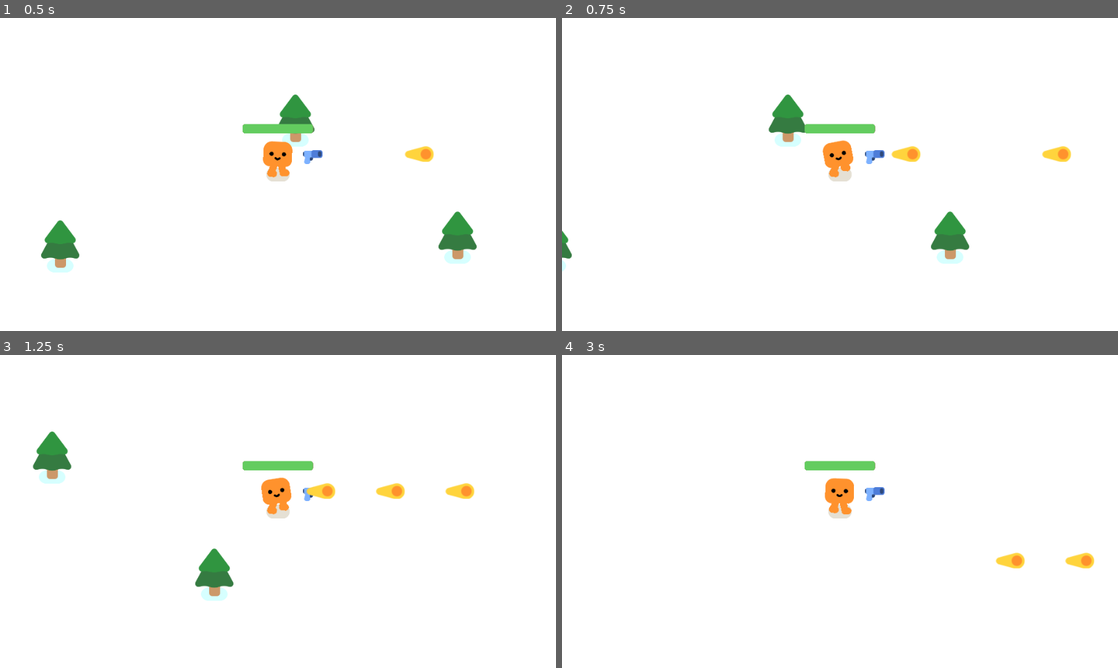
Above: before the commit, frames 1-4 (two rows, left to right).
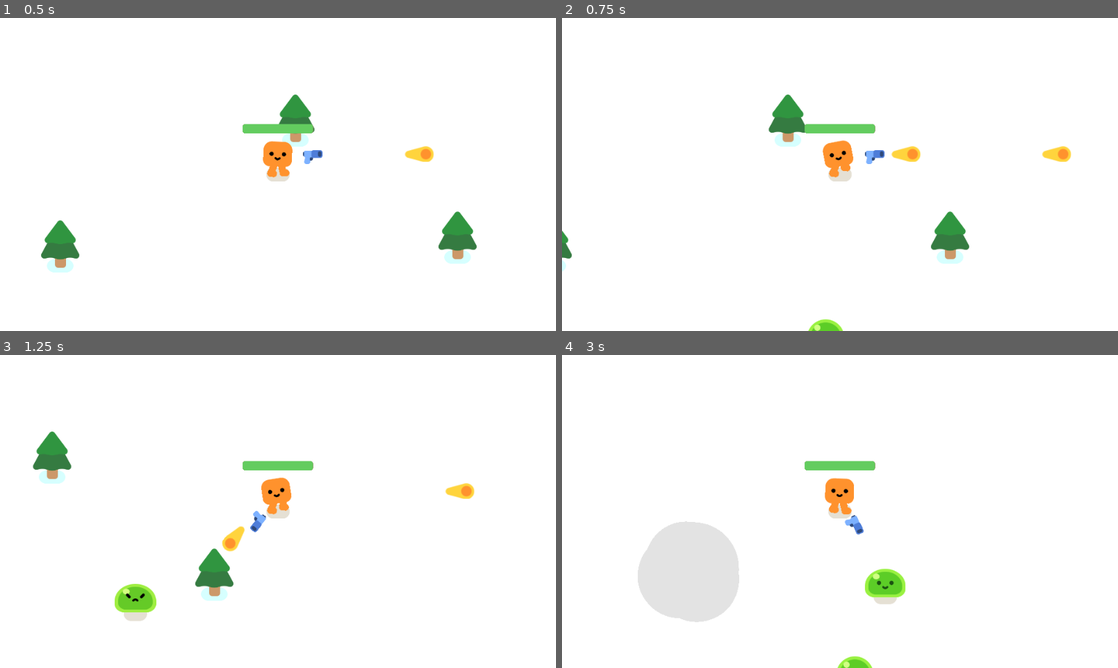
Above: after the commit, the same moments.

Repository: martindieck/gun-galore
Game: Godot game, scene res://game.tscn
The game is run twice, just before and just after one commit, with the same random seed, the same clock (stepped at 60 frames per second) and the same inputs.
Inputs:
- Up to frame 1 (0.5 s): no input
- Up to frame 2 (0.75 s): hold D (move_right) from 0.53 s (still down)
- Up to frame 3 (1.25 s): keep holding D (move_right)
- Up to frame 4 (3 s): release D (move_right) at 1.28 s; hold S (move_down) 1.28-2.03 s; hold D (move_right) 2.03-2.78 s; hold W (move_up) from 2.78 s (still down)

Frame 1 is identical in both runs. In frame 2, 0.2% of the frame differs, in the area x 44-51%, y 96-100%; in frame 3, 1.4%; in frame 4, 6.1%, in the area x 13-96%, y 42-100%.

Commit message:
Added Game Script to Spawn Mobs

Diff:
--- a/game.gd
+++ b/game.gd
@@ -5,3 +5,6 @@
 	%EnemyPath.progress_ratio = randf()
 	new_mob.global_position = %EnemyPath.global_position
 	add_child(new_mob)
+
+func _on_timer_timeout():
+	spawn_mob()
--- a/game.tscn
+++ b/game.tscn
@@ -33,9 +33,17 @@
 [node name="Player" parent="." instance=ExtResource("1_ojpeg")]
 position = Vector2(500, 251)
 
-[node name="Path2D" type="Path2D" parent="."]
+[node name="Path2D" type="Path2D" parent="Player"]
+position = Vector2(-833.333, -418.333)
+scale = Vector2(1.66667, 1.66667)
 curve = SubResource("Curve2D_6x45l")
 
-[node name="EnemyPath" type="PathFollow2D" parent="Path2D"]
+[node name="EnemyPath" type="PathFollow2D" parent="Player/Path2D"]
 unique_name_in_owner = true
 position = Vector2(-79, -83)
+
+[node name="Timer" type="Timer" parent="."]
+wait_time = 0.75
+autostart = true
+
+[connection signal="timeout" from="Timer" to="." method="_on_timer_timeout"]
